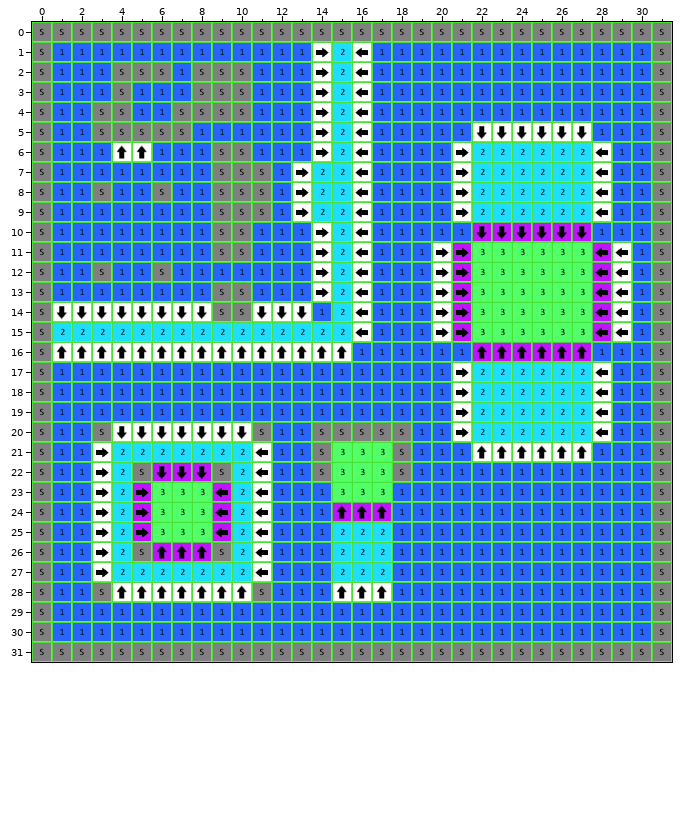
Tiled map: desktop/bin/mymap.tmx. Above: the version before the commit.
Cells are 32x32 px. Shown: x 0..31, y 0..31.
After:
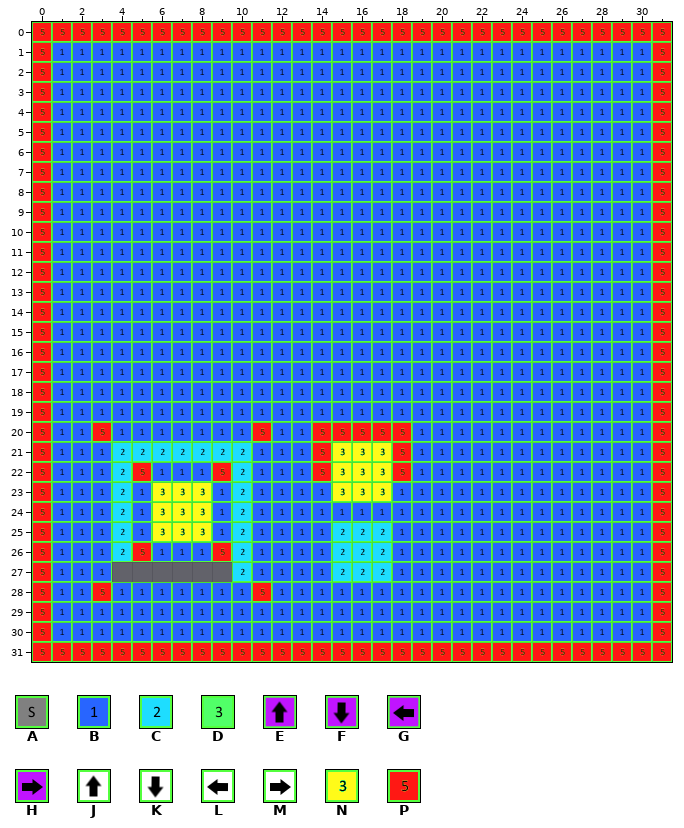
Key: from "HeightMap": A 0, B 1, C 2, D 3, E 8, F 9, G 10, H 11, J 12, K 13, L 14, M 15; from "TileMapLarge": N 3, P 5.
_ is an empty cell.
From old to new:
Layer "Tile Layer 1":
The edit turns tile A into tile B in row 2 at x 4 to 6 and 8 to 10; in row 3 at x 4 and 8 to 10; in row 4 at x 3 to 4 and 7 to 10; in row 5 at x 3 to 7; in row 6 at x 9 to 10; in row 7 at x 9 to 11.
The edit turns tile A into tile B in row 8 at x 3, 6 and 9 to 11; in row 9 at x 9 to 11; in rows 10 to 11 at x 9 to 10; in row 12 at x 3 and 6; in rows 13 to 14 at x 9 to 10.
The edit turns tile C into tile B in rows 1 to 5 at x 15; in row 6 at x 15 and 22 to 27; in rows 7 to 9 at x 14 to 15 and 22 to 27; in rows 10 to 14 at x 15; in row 15 at x 1 to 15; in rows 17 to 20 at x 22 to 27.
The edit turns tile D into tile B in rows 11 to 15 at x 22 to 27.
The edit turns tile E into tile B in row 16 at x 22 to 27; in row 24 at x 15 to 17; in row 26 at x 6 to 8.
The edit turns tile F into tile B in row 10 at x 22 to 27; in row 22 at x 6 to 8.
The edit turns tile G into tile B in rows 11 to 15 at x 28; in rows 23 to 25 at x 9.
The edit turns tile H into tile B in rows 11 to 15 at x 21; in rows 23 to 25 at x 5.
The edit turns tile J into tile B in row 6 at x 4 to 5; in row 16 at x 1 to 15; in row 21 at x 22 to 27; in row 28 at x 4 to 10 and 15 to 17.
The edit turns tile K into tile B in row 5 at x 22 to 27; in row 14 at x 1 to 8 and 11 to 13; in row 20 at x 4 to 10.
The edit turns tile L into tile B in rows 1 to 5 at x 16; in rows 6 to 9 at x 16 and 28; in row 10 at x 16; in rows 11 to 15 at x 16 and 29; in rows 17 to 20 at x 28; in rows 21 to 27 at x 11.
The edit turns tile M into tile B in rows 1 to 5 at x 14; in row 6 at x 14 and 21; in rows 7 to 9 at x 13 and 21; in row 10 at x 14; in rows 11 to 13 at x 14 and 20; in rows 14 to 15 at x 20.
The edit turns tile M into tile B in rows 17 to 20 at x 21; in rows 21 to 27 at x 3.
The edit turns tile D into tile N in rows 21 to 22 at x 15 to 17; in row 23 at x 6 to 8 and 15 to 17; in rows 24 to 25 at x 6 to 8.
The edit turns tile A into tile P in row 0 at x 0 to 31; in rows 1 to 19 at x 0 and 31; in row 20 at x 0, 3, 11, 14 to 18 and 31; in row 21 at x 0, 14, 18 and 31; in row 22 at x 0, 5, 9, 14, 18 and 31; in rows 23 to 25 at x 0 and 31.
The edit turns tile A into tile P in row 26 at x 0, 5, 9 and 31; in row 27 at x 0 and 31; in row 28 at x 0, 3, 11 and 31; in rows 29 to 30 at x 0 and 31; in row 31 at x 0 to 31.
The edit erases tile C in row 27 at x 4 to 9.
